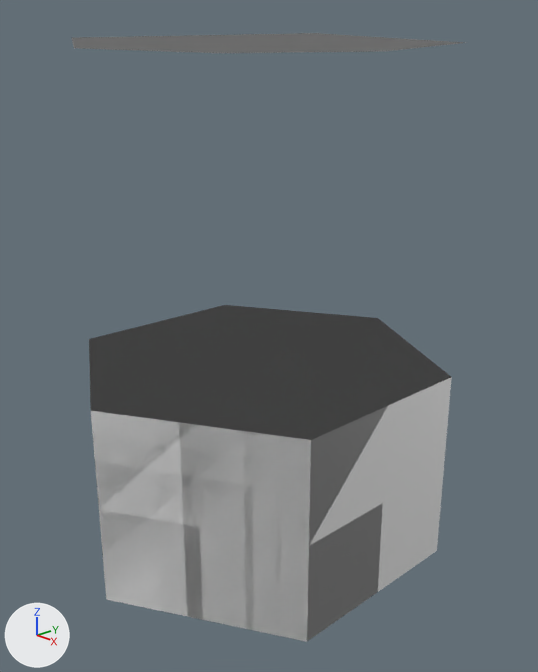
Two versions of the Blender file src/BasePreSculpt.blend, one commit apart.
Before and after are seen from a 50 mm lens placed at (5.48, -4.99, 3.74), pointed at (0.15, 0.02, 1.26). The lights are fixed; the arrows at lower left show +X, +Y and +Z.
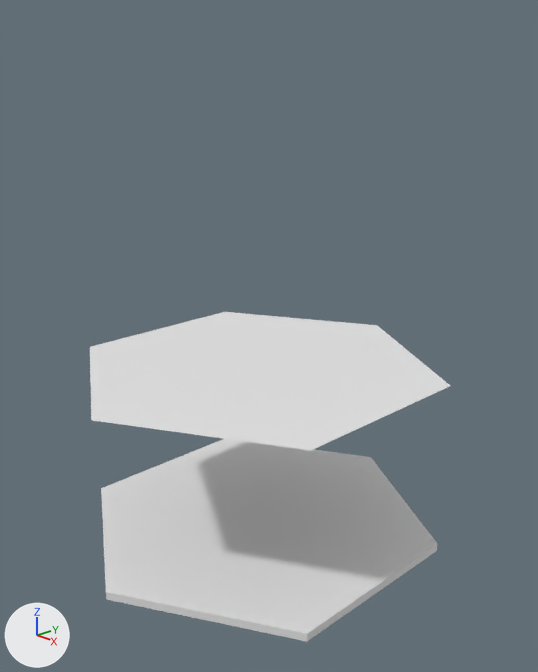
The newer file is also rescaled (x1.15), turned or shifted as a whole; pictures and numbers use the older file's frame.

Location of each change, [x1, y1, x2, y2] in pixels of the pictures (538 x 672 px):
'Cylinder', reshaped (14% narrower, 67% shorter): before [72, 33, 465, 641]; after [101, 439, 438, 641]
'Cylinder.001', added: after [90, 312, 450, 451]
part 1 of me_cylinder_002, deleted: before [72, 33, 465, 53]
part 2 of me_cylinder_002, cut back: before [89, 305, 452, 641]; after [101, 439, 438, 641]

What changed in the scene script:
```text
Change me_cylinder_002:
    used by ob_cylinder; location = (0.0, 0.0, 0.0)
    remove me_cylinder_002.from_pydata(...)  # 30 vertices, 44 faces; spans x -1.73..1.73, y -2.0..2.0, z -1.0..4.07
    add me_cylinder_002.from_pydata(...)  # 12 vertices, 8 faces; spans x -1.73..1.73, y -2.0..2.0, z -1.0..-0.91
    me_cylinder_002 part 1: the loose piece of 6 vertices spanning x -1.65..1.65, y -1.9..1.9, z 4.07 is deleted
    me_cylinder_002 part 2
    18 vertices are removed from x -1.73..1.73, y -2.0..2.0, z -1.0..1.0
    40 faces are deleted
    6 new vertices lie (0.0, 0.0, 0.09) away from vertices in x -1.73..1.73, y -2.0..2.0, z -1.0
    8 new faces join them
Add me_cylinder_001:
    me_cylinder_001.from_pydata([(0.0, 2.3, 0.05), (1.99, 1.15, 0.05), (1.99, -1.15, 0.05), (0.0, -2.3, 0.05), (-1.99, -1.15, 0.05), (-1.99, 1.15, 0.05)], [], [(1, 0, 5, 4, 3, 2)])
Add ob_cylinder_001:
    ob_cylinder_001 = bpy.data.objects.new('Cylinder.001', me_cylinder_001)
    ob_cylinder_001.location = (0.0, 0.0, 0.86)
    ob_cylinder_001.scale = (0.87, 0.87, 0.87)
```
